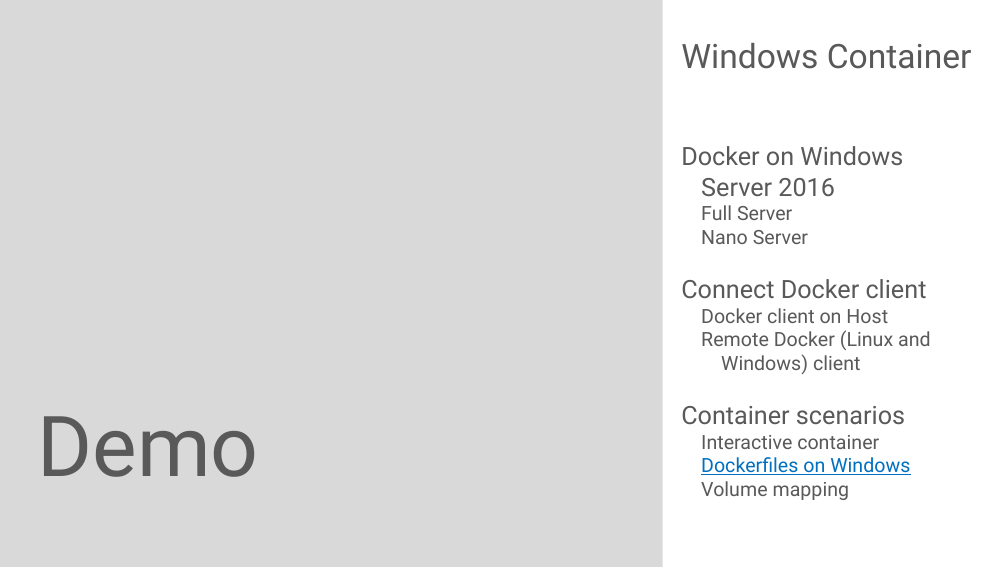
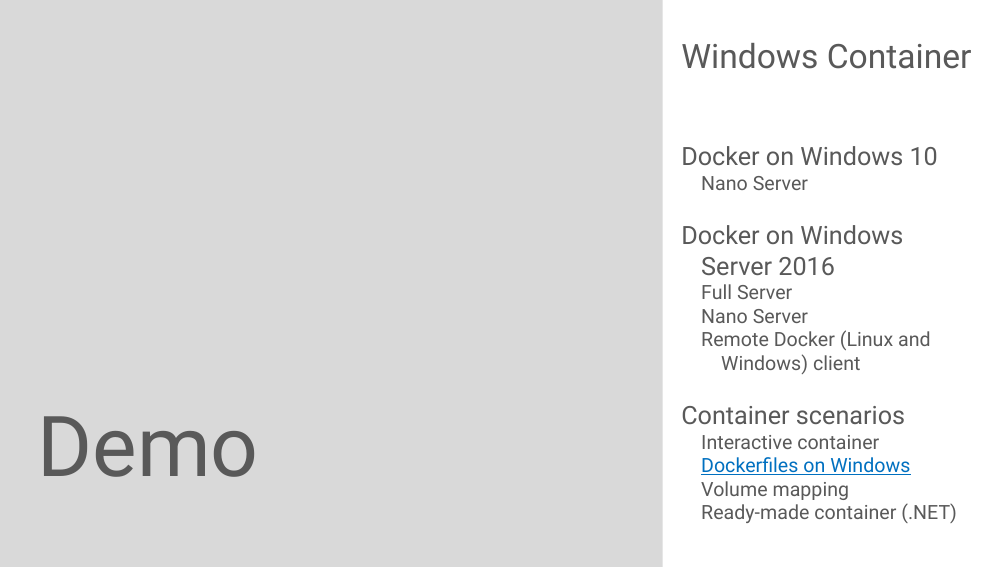
Before and after one commit to rstropek/DockerVS2015Intro, a slide deck: slide 16 of slides/Containers-Microsoft-Universe.pptx. Drawn at 1008x567 pixels with LibreOffice and Linux fonts; fonts in the diff are those of the drawing. Boxes give left, top, right and bottom in pixels: in the first picture for what was removed or moved away, otherwise in the second. Text is boxed around its words. In the diff, an @@ line names an element or a change of style, - is before the commit and + after.

Commit message:
Update Windows slides

```diff
--- a/slides/Containers-Microsoft-Universe.pptx
+++ b/slides/Containers-Microsoft-Universe.pptx
@@ text at box(681, 146, 938, 190): paragraphs added @@
+Docker on Windows 10
+  Nano Server
@@ text at box(681, 279, 927, 323): paragraphs removed @@
-Connect Docker client
-  Docker client on Host
@@ text at box(701, 503, 957, 523): paragraph added @@
+  Ready-made container (.NET)
```
Also in this commit, not shown: 5 other slides changed, 1 slide added, 1 other file.
